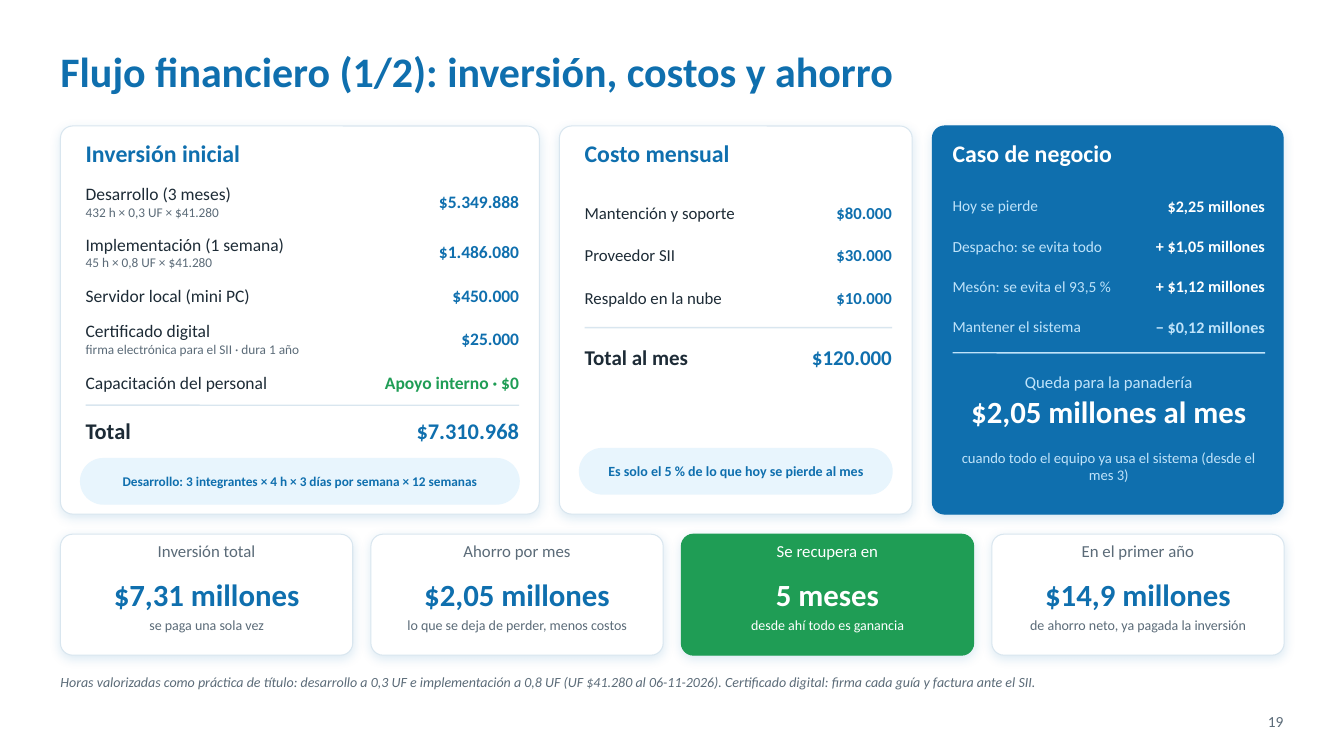
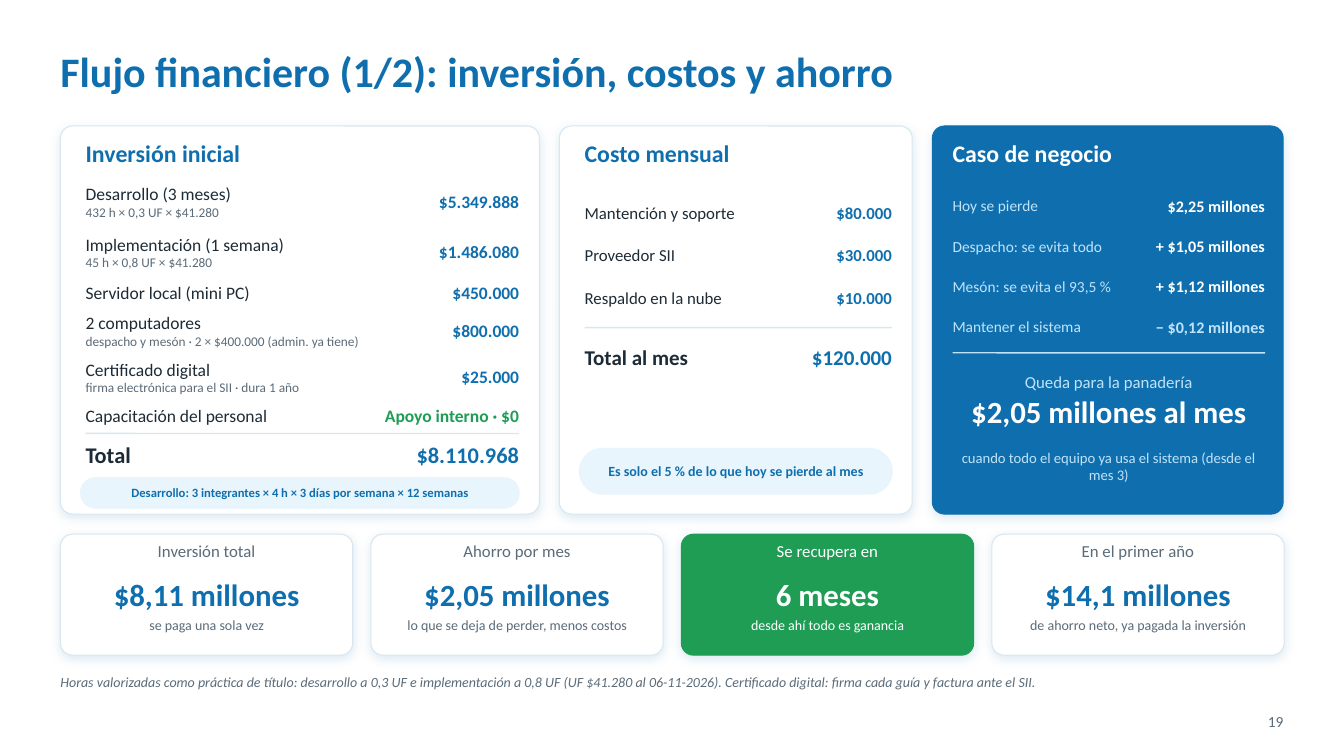
Before and after one commit to Javi3rr/proyecto-capstone, a slide deck: slide 19 of Fase 3/Evidencias Grupales/2. Presentación/Patopan_Presentacion_Final.pptx. Drawn at 1344x756 pixels with LibreOffice and Linux fonts; fonts in the diff are those of the drawing; background and template pictures are left out. Boxes give left, top, right and bottom in pixels: in the first picture for what was removed or moved away, otherwise in the second. Text is boxed around its words. In the diff, an @@ line names an element or a change of style, - is before the commit and + after.

```diff
--- a/Fase 3/Evidencias Grupales/2. Presentación/Patopan_Presentacion_Final.pptx
+++ b/Fase 3/Evidencias Grupales/2. Presentación/Patopan_Presentacion_Final.pptx
@@ text added at <box>86,317,359,348</box>, 9.5 pt, text #5B6B78 @@
+2 computadores
+despacho y mesón · 2 × $400.000 (admin. ya tiene)
@@ text added at <box>452,325,519,339</box>, 12.5 pt, text #0F6FAE, bold @@
+$800.000
@@ text "Certificado digital": place and size @@
-text "Certificado digital" at <box>86,325,299,356</box>
+text "Certificado digital" at <box>86,364,299,394</box>
@@ text "$25.000": place and size @@
-text "$25.000" at <box>461,333,519,347</box>
+text "$25.000" at <box>461,371,519,385</box>
@@ text "Capacitación del personal": place and size @@
-text "Capacitación del personal" at <box>86,377,267,392</box>
+text "Capacitación del personal" at <box>86,410,267,425</box>
@@ text "Apoyo interno · $0": place and size @@
-text "Apoyo interno · $0" at <box>385,376,519,392</box>
+text "Apoyo interno · $0" at <box>385,409,519,425</box>
@@ text "Total": place and size @@
-text "Total" at <box>86,423,131,439</box>
+text "Total" at <box>86,447,131,463</box>
@@ line moved from (86, 405) - (519, 405) to (86, 434) - (519, 434) @@
@@ text at <box>417,447,519,466</box>: text changed @@
-$7.310.968
+$8.110.968
@@ text "Desarrollo: 3 integrantes × 4 ...": place and size @@
-text "Desarrollo: 3 integrantes × 4 ..." at <box>123,476,477,489</box>
+text "Desarrollo: 3 integrantes × 4 ..." at <box>131,488,468,499</box>
@@ text "Desarrollo: 3 integrantes × 4 ..." at <box>131,488,468,499</box>: size 9.5 to 9 pt @@
@@ rounded rectangle: place and size @@
-rounded rectangle at <box>81,459,519,504</box>
+rounded rectangle at <box>81,478,519,508</box>
@@ text at <box>114,584,299,610</box>: text changed @@
-$7,31 millones
+$8,11 millones
@@ text at <box>776,585,878,607</box>: text changed @@
-5 meses
+6 meses
@@ text at <box>1045,584,1230,610</box>: text changed @@
-$14,9 millones
+$14,1 millones
```
Also in this commit, not shown: 15 other slides changed.
